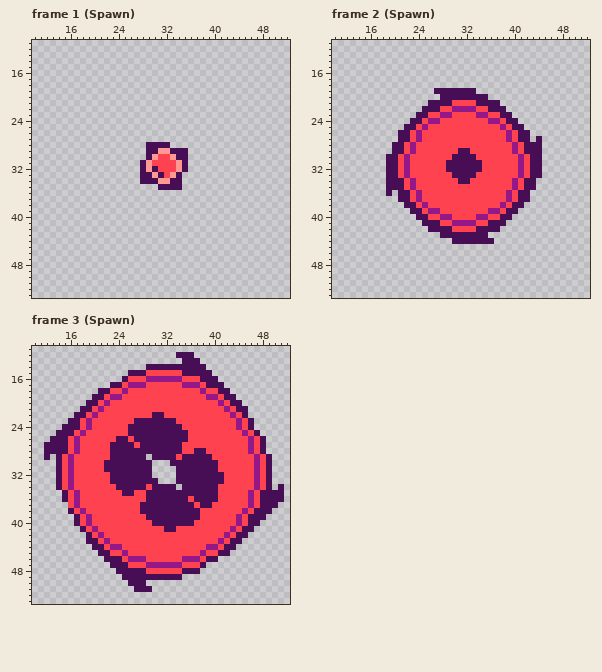
Pixel-art file -- WIP Assets/RipAndTear.aseprite. The picture above was drawn from the file before the commit.
64x64 pixels, 8 frames. Shown: frame 1 (Spawn): x 10..52, y 11..53; frame 2 (Spawn): x 10..52, y 11..53; frame 3 (Spawn): x 10..52, y 11..53.
Once edited:
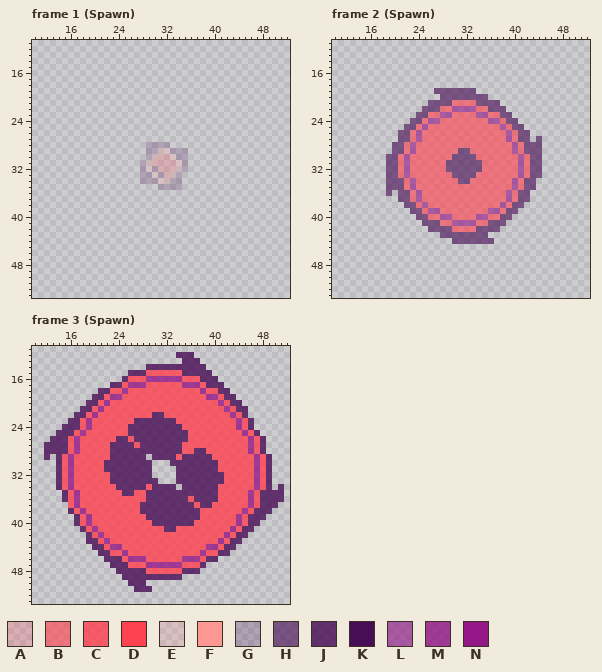
Palette (. is transparent): A #ff424f38  B #ff424fa1  C #ff424fcf  D #ff424f  E #ff979238  F #ff9792  G #480e5538  H #480e55a1  J #480e55cf  K #480e55  L #941887a1  M #941887cf  N #941887
Change:
Changed rows in their new state; - is an unchanged pixel.
Frame 1 (Spawn):
first column x 28:
28 -GGGG---
29 -GGEEGGG
30 -GEAAEGG
31 GEAAAAEG
32 GEGAAAEG
33 GGEGAEG-
34 GGGEEGG-
35 ---GGGG-
Frame 2 (Spawn):
first column x 19:
19 --------HHHHHHH-----------
20 ---------HHHHHHHH---------
21 -------HHHHBBBBHHHH-------
22 ------HHHBBLLLLBBHHH------
23 -----HHBBLLBBBBLLBBHH-----
24 ----HHBLLBBBBBBBBLLBHH----
25 ---HHBLBBBBBBBBBBBBLBHH---
26 --HHBLBBBBBBBBBBBBBBLBHH--
27 --HHBLBBBBBBBBBBBBBBLBHH-H
28 -HHBLBBBBBBBBBBBBBBBBLBHHH
29 -HHBLBBBBBBBHHBBBBBBBLBHHH
30 HHBLBBBBBBBHHHHBBBBBBBLBHH
31 HHBLBBBBBBHHHHHHBBBBBBLBHH
32 HHBLBBBBBBHHHHHHBBBBBBLBHH
33 HHBLBBBBBBBHHHHBBBBBBBLBHH
34 HHHBLBBBBBBBHHBBBBBBBLBHH-
35 HHHBLBBBBBBBBBBBBBBBBLBHH-
36 H-HHBLBBBBBBBBBBBBBBLBHH--
37 --HHBLBBBBBBBBBBBBBBLBHH--
38 ---HHBLBBBBBBBBBBBBLBHH---
39 ----HHBLLBBBBBBBBLLBHH----
40 -----HHBBLLBBBBLLBBHH-----
41 ------HHHBBLLLLBBHHH------
42 -------HHHHBBBBHHHH-------
43 ---------HHHHHHHH---------
44 -----------HHHHHHH--------
Frame 3 (Spawn):
first column x 12:
12 ----------------------JJJ---------------
13 -----------------------JJJ--------------
14 -----------------JJJJJJJJJJ-------------
15 --------------JJJCCCCCCJJJJJ------------
16 -------------JCCCMMMMMMCCCJJJ-----------
17 -----------JJCMMMCCCCCCMMMCJJJ----------
18 ---------JJCCMCCCCCCCCCCCCMCCJJ---------
19 --------JJCMMCCCCCCCCCCCCCCMMCJJ--------
20 -------JJCMCCCCCCCCCCCCCCCCCCMCJJ-------
21 ------JJCMCCCCCCCCCCCCCCCCCCCCMCJJ------
22 -----JJCMCCCCCCCCCJJCCCCCCCCCCCMCJ------
23 ----JJCMCCCCCCCJJJJJJJCCCCCCCCCCMCJ-----
24 ---JJJCMCCCCCCJJJJJJJJJCCCCCCCCCMCJ-----
25 --JJJCMCCCCCCCJJJJJJJJJJCCCCCCCCCMCJ----
26 -JJJCMCCCCCCJJCJJJJJJJJJCCCCCCCCCCMCJ---
27 JJJJCMCCCCCJJJJCJJJJJJJCCCCCCCCCCCMCJ---
28 JJJJCMCCCCCJJJJJJJJJJJJCCJJCCCCCCCMCJ---
29 J-JCMCCCCCCJJJJJJ-JJJJCJJJJJCCCCCCCMCJ--
30 --JCMCCCCCJJJJJJJJ---JJJJJJJJCCCCCCMCJ--
31 --JCMCCCCCJJJJJJJJ----JJJJJJJCCCCCCMCJ--
32 --JCMCCCCCCJJJJJJJ----JJJJJJJJCCCCCMCJ--
33 --JCMCCCCCCJJJJJJJJ---JJJJJJJJCCCCCMCJ--
34 --JCMCCCCCCCJJJJJCJJJJ-JJJJJJCCCCCCMCJ-J
35 ---JCMCCCCCCCJJCCJJJJJJJJJJJJCCCCCMCJJJJ
36 ---JCMCCCCCCCCCCCJJJJJJJCJJJJCCCCCMCJJJJ
37 ----CMCCCCCCCCCCJJJJJJJJJCJJCCCCCCMCJJJ-
38 ----JCMCCCCCCCCCJJJJJJJJJJCCCCCCCMCJJJ--
39 -----JCMCCCCCCCCCJJJJJJJJJCCCCCCMCJJJ---
40 -----JCMCCCCCCCCCCJJJJJJJCCCCCCCMCJJ----
41 ------JCMCCCCCCCCCCCJJCCCCCCCCCMCJJ-----
42 -------JCMCCCCCCCCCCCCCCCCCCCCMCJJ------
43 -------JJCMCCCCCCCCCCCCCCCCCCMCJJ-------
44 --------JJCMMCCCCCCCCCCCCCCMMCJJ--------
45 ---------JJCCMCCCCCCCCCCCCMCCJJ---------
46 ----------JJJCMMMCCCCCCMMMCJJ-----------
47 -----------JJJCCCMMMMMMCCCJ-------------
48 ------------JJJJJCCCCCCJJJ--------------
49 -------------JJJJJJJJJJ-----------------
50 --------------JJJ-----------------------
51 ---------------JJJ----------------------
Boxes around the changes in both pictures, in picture pixels (x1, y1, x2, y2):
changed: (140, 142, 188, 190)
changed: (386, 88, 542, 244)
changed: (44, 352, 284, 592)
